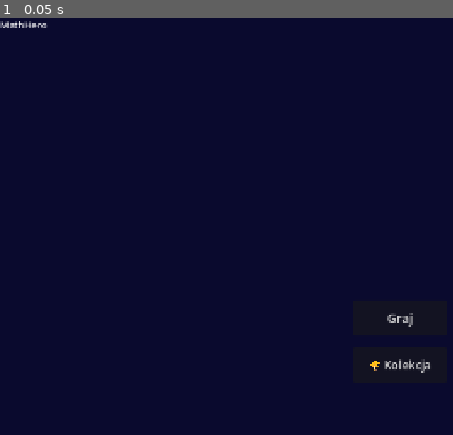
Above: before the commit, frame 1.
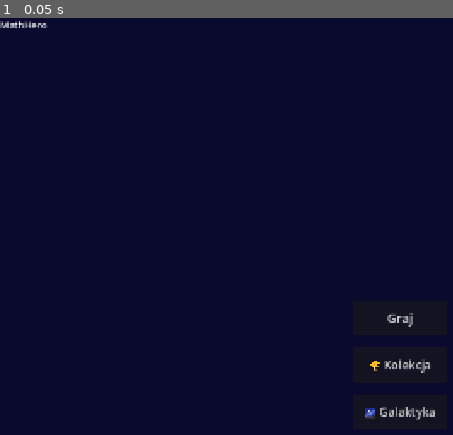
Above: after the commit, the same moment.

Repository: kijankaa/mathhero
Game: Godot game, scene res://scenes/ui/main_menu.tscn
The game is run twice, just before and just after one commit, with the same random seed, the same clock (stepped at 60 frames per second) and the same inputs. This scene is started directly instead of the project's main scene.
Inputs:
- Up to frame 1 (0.05 s): no input

The runs differ from the first frame. In frame 1, 0.2% of the frame differs, in the area x 80-97%, y 93-97%.

Commit message:
feat: Epic 6 — Galaktyka Misji (8 planet, dzienne wyzwanie, Pobij Rekord, misja bonusowa)
- Nowy autoload GalaxySystem: 8 misji planetarnych z sekwencyjnym odblokowaniem, deterministyczne dzienne wyzwanie (date-based), metody is_unlocked/is_completed/get_available_missions/get_bonus_mission
- PlayerProfile: 4 nowe pola (completed_missions, daily_challenge_date, daily_challenge_streak, best_session_score) z to_dict/from_dict
- GameState: pole active_mission_id ("" = wolna gra, "daily" = wyzwanie, id misji = galaktyka)
- EventBus: nowy sygnał mission_completed(mission_id)
- RewardSystem: 3 nowe odznaki (daily_challenge, mission_complete, mission_all) z warunkami sprawdzania
- Summary: logika ukończenia misji/wyzwania, aktualizacja best_session_score, sugestia misji bonusowej, przycisk Pobij Rekord
- Nowa scena galaxy.tscn + galaxy.gd: lista planet z przyciskami akcji, panel dziennego wyzwania
- MainMenu: nowy przycisk Galaktyka prowadzący do galaxy.tscn

Co-Authored-By: Claude Sonnet 4.6 <noreply@anthropic.com>

Diff:
--- a/MathHero/autoloads/event_bus.gd
+++ b/MathHero/autoloads/event_bus.gd
@@ -20,5 +20,8 @@
 signal achievement_unlocked(achievement_id: String)
 signal costume_purchased(item_id: String)
 
+# Galaktyka misji (Epic 6)
+signal mission_completed(mission_id: String)
+
 # UI
 signal scene_changed(scene_name: String)
--- a/MathHero/autoloads/game_state.gd
+++ b/MathHero/autoloads/game_state.gd
@@ -15,6 +15,9 @@
 
 # Wynik ostatniej sesji (odczytywany przez Summary)
 var last_session_result: Resource = null
+
+# Aktywna misja galaktyki (Epic 6); "" = wolna gra, "daily" = dzienne wyzwanie
+var active_mission_id: String = ""
 
 
 func _ready() -> void:
--- a/MathHero/project.godot
+++ b/MathHero/project.godot
@@ -24,6 +24,7 @@
 Constants="*uid://dr03ua278wj75"
 RewardSystem="*res://scripts/reward_system.gd"
 EventBus="*uid://mxpild8blt0t"
+GalaxySystem="*res://scripts/galaxy_system.gd"
 GameState="*uid://b0wy7e4dyve5a"
 DataManager="*uid://dutqfvxc571os"
 AudioManager="*uid://d2717opqx3na3"
--- a/MathHero/resources/models/player_profile.gd
+++ b/MathHero/resources/models/player_profile.gd
@@ -17,6 +17,12 @@
 var session_count: int = 0              # łączna liczba ukończonych sesji
 var total_correct: int = 0              # łączna liczba poprawnych odpowiedzi
 var max_streak_ever: int = 0            # najlepsza seria kiedykolwiek
+
+# Progresja galaktyki (Epic 6)
+var completed_missions: Array[String] = []  # ID ukończonych misji
+var daily_challenge_date: String = ""        # "YYYY-MM-DD" ostatnio ukończonego wyzwania
+var daily_challenge_streak: int = 0          # seria dziennych wyzwań
+var best_session_score: int = 0              # najlepszy wynik kiedykolwiek (dowolna sesja)
 
 
 static func create(profile_name: String, avatar: int) -> PlayerProfile:
@@ -46,6 +52,10 @@
 		"session_count": session_count,
 		"total_correct": total_correct,
 		"max_streak_ever": max_streak_ever,
+		"completed_missions": completed_missions,
+		"daily_challenge_date": daily_challenge_date,
+		"daily_challenge_streak": daily_challenge_streak,
+		"best_session_score": best_session_score,
 	}
 
 
@@ -64,4 +74,8 @@
 	p.session_count = d.get("session_count", 0)
 	p.total_correct = d.get("total_correct", 0)
 	p.max_streak_ever = d.get("max_streak_ever", 0)
+	p.completed_missions = d.get("completed_missions", [])
+	p.daily_challenge_date = d.get("daily_challenge_date", "")
+	p.daily_challenge_streak = d.get("daily_challenge_streak", 0)
+	p.best_session_score = d.get("best_session_score", 0)
 	return p
--- /dev/null
+++ b/MathHero/scenes/ui/galaxy.tscn
@@ -0,0 +1,96 @@
+[gd_scene format=3 uid="uid://bk7m3p9nq2xvf"]
+
+[ext_resource type="Script" uid="uid://cgalaxyscript1" path="res://scripts/ui/galaxy.gd" id="1_galaxy"]
+
+[node name="Galaxy" type="Control"]
+layout_mode = 3
+anchors_preset = 15
+anchor_right = 1.0
+anchor_bottom = 1.0
+grow_horizontal = 2
+grow_vertical = 2
+script = ExtResource("1_galaxy")
+
+[node name="ColorRect" type="ColorRect" parent="."]
+layout_mode = 1
+anchors_preset = 15
+anchor_right = 1.0
+anchor_bottom = 1.0
+grow_horizontal = 2
+grow_vertical = 2
+color = Color(0.039215688, 0.039215688, 0.18039216, 1)
+
+[node name="BackButton" type="Button" parent="."]
+layout_mode = 1
+anchors_preset = 1
+anchor_right = 0.0
+anchor_bottom = 0.0
+offset_left = 10.0
+offset_top = 10.0
+offset_right = 170.0
+offset_bottom = 60.0
+grow_horizontal = 2
+grow_vertical = 2
+text = "← Wstecz"
+theme_override_font_sizes/font_size = 18
+
+[node name="TitleLabel" type="Label" parent="."]
+layout_mode = 1
+anchors_preset = 10
+anchor_right = 1.0
+offset_top = 10.0
+offset_bottom = 50.0
+grow_horizontal = 2
+horizontal_alignment = 1
+text = "🌌 Galaktyka Misji"
+theme_override_font_sizes/font_size = 28
+
+[node name="DailyPanel" type="PanelContainer" parent="."]
+layout_mode = 1
+anchors_preset = 8
+anchor_left = 0.5
+anchor_top = 0.0
+anchor_right = 0.5
+anchor_bottom = 0.0
+offset_left = -350.0
+offset_top = 60.0
+offset_right = 350.0
+offset_bottom = 180.0
+grow_horizontal = 2
+grow_vertical = 2
+
+[node name="VBox" type="VBoxContainer" parent="DailyPanel"]
+layout_mode = 2
+
+[node name="DailyTitleLabel" type="Label" parent="DailyPanel/VBox"]
+layout_mode = 2
+horizontal_alignment = 1
+text = "☀️ Wyzwanie Dnia"
+theme_override_font_sizes/font_size = 22
+
+[node name="DailyDescLabel" type="Label" parent="DailyPanel/VBox"]
+layout_mode = 2
+horizontal_alignment = 1
+text = ""
+theme_override_font_sizes/font_size = 16
+
+[node name="DailyStartButton" type="Button" parent="DailyPanel/VBox"]
+layout_mode = 2
+custom_minimum_size = Vector2(200, 50)
+size_flags_horizontal = 4
+text = "Zagraj!"
+theme_override_font_sizes/font_size = 18
+
+[node name="ScrollContainer" type="ScrollContainer" parent="."]
+layout_mode = 1
+anchors_preset = 15
+anchor_right = 1.0
+anchor_bottom = 1.0
+offset_top = 190.0
+offset_bottom = -10.0
+grow_horizontal = 2
+grow_vertical = 2
+
+[node name="PlanetsContainer" type="VBoxContainer" parent="ScrollContainer"]
+layout_mode = 2
+size_flags_horizontal = 3
--- a/MathHero/scenes/ui/main_menu.tscn
+++ b/MathHero/scenes/ui/main_menu.tscn
@@ -59,3 +59,19 @@
 grow_vertical = 2
 text = "🏆 Kolekcja"
 theme_override_font_sizes/font_size = 20
+
+[node name="GalaxyButton" type="Button" parent="."]
+layout_mode = 1
+anchors_preset = 8
+anchor_left = 0.5
+anchor_top = 0.5
+anchor_right = 0.5
+anchor_bottom = 0.5
+offset_left = -80.0
+offset_top = 130.0
+offset_right = 80.0
+offset_bottom = 190.0
+grow_horizontal = 2
+grow_vertical = 2
+text = "🌌 Galaktyka"
+theme_override_font_sizes/font_size = 20
--- a/MathHero/scenes/ui/summary.tscn
+++ b/MathHero/scenes/ui/summary.tscn
@@ -132,5 +132,64 @@
 grow_vertical = 0
 text = "Kolekcja 🏆"
 
+[node name="MissionResultLabel" type="Label" parent="."]
+layout_mode = 1
+anchors_preset = 10
+anchor_right = 1.0
+offset_top = 570.0
+offset_bottom = 610.0
+grow_horizontal = 2
+horizontal_alignment = 1
+text = ""
+theme_override_font_sizes/font_size = 20
+visible = false
+
+[node name="BonusLabel" type="Label" parent="."]
+layout_mode = 1
+anchors_preset = 10
+anchor_right = 1.0
+offset_top = 620.0
+offset_bottom = 680.0
+grow_horizontal = 2
+horizontal_alignment = 1
+autowrap_mode = 3
+text = ""
+theme_override_font_sizes/font_size = 16
+visible = false
+
+[node name="BonusButton" type="Button" parent="."]
+layout_mode = 1
+anchors_preset = 7
+anchor_left = 0.5
+anchor_top = 1.0
+anchor_right = 0.5
+anchor_bottom = 1.0
+offset_left = -120.0
+offset_top = -200.0
+offset_right = 120.0
+offset_bottom = -160.0
+grow_horizontal = 2
+grow_vertical = 0
+text = "🎯 Spróbuj misji!"
+theme_override_font_sizes/font_size = 16
+visible = false
+
+[node name="BeatRecordButton" type="Button" parent="."]
+layout_mode = 1
+anchors_preset = 7
+anchor_left = 0.5
+anchor_top = 1.0
+anchor_right = 0.5
+anchor_bottom = 1.0
+offset_left = -120.0
+offset_top = -250.0
+offset_right = 120.0
+offset_bottom = -210.0
+grow_horizontal = 2
+grow_vertical = 0
+text = "🏆 Pobij Rekord"
+theme_override_font_sizes/font_size = 16
+visible = false
+
 [node name="RewardPopup" parent="." instance=ExtResource("2_rpopup")]
 layout_mode = 1
--- /dev/null
+++ b/MathHero/scripts/galaxy_system.gd
@@ -0,0 +1,175 @@
+# scripts/galaxy_system.gd
+# Autoload — logika systemu misji galaktyki, dzienne wyzwanie, bonus misji.
+# Zarejestrowany jako GalaxySystem w project.godot.
+extends Node
+
+# ─── Definicje misji ──────────────────────────────────────────────────────────
+
+const MISSIONS: Array[Dictionary] = [
+	{
+		"id": "prolog", "name": "Prolog", "emoji": "🌑",
+		"desc": "Pierwsze kroki", "op": "addition",
+		"min": 1, "max": 10, "count": 5, "req_acc": 0.7, "reward": 5,
+		"unlock_requires": ""
+	},
+	{
+		"id": "luna", "name": "Luna", "emoji": "🌕",
+		"desc": "Dodawanie do 50", "op": "addition",
+		"min": 1, "max": 50, "count": 10, "req_acc": 0.75, "reward": 8,
+		"unlock_requires": "prolog"
+	},
+	{
+		"id": "mars", "name": "Mars", "emoji": "🔴",
+		"desc": "Odejmowanie", "op": "subtraction",
+		"min": 1, "max": 30, "count": 10, "req_acc": 0.75, "reward": 8,
+		"unlock_requires": "luna"
+	},
+	{
+		"id": "wenus", "name": "Wenus", "emoji": "⭐",
+		"desc": "Tabliczka mnożenia", "op": "multiplication",
+		"min": 1, "max": 10, "count": 10, "req_acc": 0.7, "reward": 10,
+		"unlock_requires": "mars"
+	},
+	{
+		"id": "jowisz", "name": "Jowisz", "emoji": "🟠",
+		"desc": "Dzielenie", "op": "division",
+		"min": 1, "max": 10, "count": 10, "req_acc": 0.7, "reward": 10,
+		"unlock_requires": "wenus"
+	},
+	{
+		"id": "saturn", "name": "Saturn", "emoji": "💫",
+		"desc": "Dodawanie i odejmowanie", "op": "mixed",
+		"mixed": ["addition", "subtraction"],
+		"min": 1, "max": 50, "count": 15, "req_acc": 0.8, "reward": 15,
+		"unlock_requires": "jowisz"
+	},
+	{
+		"id": "neptun", "name": "Neptun", "emoji": "🌀",
+		"desc": "Mnożenie i dzielenie", "op": "mixed",
+		"mixed": ["multiplication", "division"],
+		"min": 1, "max": 12, "count": 15, "req_acc": 0.8, "reward": 15,
+		"unlock_requires": "saturn"
+	},
+	{
+		"id": "kosmos", "name": "Kosmos", "emoji": "🌌",
+		"desc": "Wszystkie działania", "op": "mixed",
+		"mixed": ["addition", "subtraction", "multiplication", "division"],
+		"min": 1, "max": 20, "count": 20, "req_acc": 0.85, "reward": 25,
+		"unlock_requires": "neptun"
+	},
+]
+
+
+func _ready() -> void:
+	if OS.is_debug_build():
+		print("[GalaxySystem] Inicjalizacja, misji: ", MISSIONS.size())
+
+
+# ─── Dostęp do misji ──────────────────────────────────────────────────────────
+
+## Zwraca definicję misji po ID. Pusty słownik jeśli nie znaleziono.
+func get_mission(mission_id: String) -> Dictionary:
+	for m: Dictionary in MISSIONS:
+		if m.get("id", "") == mission_id:
+			return m
+	return {}
+
+
+## Tworzy SessionConfig na podstawie definicji misji.
+func get_mission_config(mission_id: String) -> SessionConfig:
+	var mission: Dictionary = get_mission(mission_id)
+	var config := SessionConfig.new()
+	if mission.is_empty():
+		return config
+	config.operation_type = mission.get("op", "addition")
+	config.min_value = mission.get("min", 1)
+	config.max_value = mission.get("max", 10)
+	config.question_count = mission.get("count", 10)
+	if mission.has("mixed"):
+		var mixed_raw: Variant = mission.get("mixed", [])
+		var mixed_ops: Array[String] = []
+		for item: Variant in mixed_raw:
+			mixed_ops.append(str(item))
+		config.mixed_operations = mixed_ops
+	return config
+
+
+# ─── Stan misji profilu ───────────────────────────────────────────────────────
+
+## Czy misja jest odblokowana dla danego profilu.
+func is_unlocked(profile: PlayerProfile, mission_id: String) -> bool:
+	var mission: Dictionary = get_mission(mission_id)
+	if mission.is_empty():
+		return false
+	var requires: String = mission.get("unlock_requires", "")
+	if requires.is_empty():
+		return true
+	if profile == null:
+		return false
+	return requires in profile.completed_missions
+
+
+## Czy misja jest ukończona przez profil.
+func is_completed(profile: PlayerProfile, mission_id: String) -> bool:
+	if profile == null:
+		return false
+	return mission_id in profile.completed_missions
+
+
+## Zwraca odblokowane, ale nieukończone misje.
+func get_available_missions(profile: PlayerProfile) -> Array[Dictionary]:
+	var result: Array[Dictionary] = []
+	for m: Dictionary in MISSIONS:
+		var mid: String = m.get("id", "")
+		if is_unlocked(profile, mid) and not is_completed(profile, mid):
+			result.append(m)
+	return result
+
+
+# ─── Dzienne wyzwanie ─────────────────────────────────────────────────────────
+
+## Zwraca datę w formacie "YYYY-MM-DD" (z systemowego zegara).
+func get_daily_date() -> String:
+	return Time.get_date_string_from_system()
+
+
+## Generuje deterministyczną konfigurację dziennego wyzwania (na podstawie daty).
+func get_daily_config() -> SessionConfig:
+	var date_str: String = get_daily_date()
+	# Sumuj cyfry daty jako seed
+	var seed_val: int = 0
+	for ch: String in date_str:
+		if ch.is_valid_int():
+			seed_val += int(ch)
+
+	var ops: Array[String] = ["addition", "subtraction", "multiplication", "division"]
+	var op_idx: int = seed_val % ops.size()
+	var counts: Array[int] = [10, 12, 15]
+	var count_idx: int = (seed_val / ops.size()) % counts.size()
+	var maxes: Array[int] = [20, 50, 100]
+	var max_idx: int = (seed_val / (ops.size() * counts.size())) % maxes.size()
+
+	var config := SessionConfig.new()
+	config.operation_type = ops[op_idx]
+	config.question_count = counts[count_idx]
+	config.min_value = 1
+	config.max_value = maxes[max_idx]
+	return config
+
+
+## Czy profil ukończył już dzisiejsze wyzwanie.
+func is_daily_done(profile: PlayerProfile) -> bool:
+	if profile == null:
+		return false
+	return profile.daily_challenge_date == get_daily_date()
+
+
+# ─── Misja bonusowa ───────────────────────────────────────────────────────────
+
+## Zwraca losową nieukończoną misję jako sugestię bonusową. Pusty słownik jeśli brak.
+func get_bonus_mission(profile: PlayerProfile) -> Dictionary:
+	var available: Array[Dictionary] = get_available_missions(profile)
+	if available.is_empty():
+		return {}
+	var idx: int = randi() % available.size()
+	return available[idx]
--- a/MathHero/scripts/reward_system.gd
+++ b/MathHero/scripts/reward_system.gd
@@ -50,6 +50,9 @@
 	"correct_1000":     {"name": "Tysiąc Odpowiedzi", "desc": "1000 poprawnych odpowiedzi łącznie", "emoji": "🌟"},
 	"level_kosmonauta": {"name": "Awans: Kosmonauta", "desc": "Osiągnij poziom Kosmonauty",         "emoji": "👨‍🚀"},
 	"level_mathhero":   {"name": "MathHero!",         "desc": "Osiągnij poziom MathHero",           "emoji": "🦸"},
+	"daily_challenge":  {"name": "Wyzwanie Dnia",     "desc": "Ukończ codzienne wyzwanie",          "emoji": "☀️"},
+	"mission_complete": {"name": "Misjonarz",          "desc": "Ukończ pierwszą misję galaktyki",    "emoji": "🚀"},
+	"mission_all":      {"name": "Zdobywca Galaktyki", "desc": "Ukończ wszystkie 8 misji",           "emoji": "🌌"},
 }
 
 # ─── Gwiazdki ─────────────────────────────────────────────────────────────────
@@ -128,6 +131,10 @@
 	_check("level_kosmonauta", not "level_kosmonauta" in already and level >= 1,                       new_badges)
 	_check("level_mathhero",   not "level_mathhero" in already and level >= 4,                         new_badges)
 
+	_check("daily_challenge",  not "daily_challenge" in already and profile.daily_challenge_streak >= 1, new_badges)
+	_check("mission_complete", not "mission_complete" in already and profile.completed_missions.size() >= 1, new_badges)
+	_check("mission_all",      not "mission_all" in already and profile.completed_missions.size() >= 8,      new_badges)
+
 	return new_badges
 
 
--- /dev/null
+++ b/MathHero/scripts/ui/galaxy.gd
@@ -0,0 +1,102 @@
+# scripts/ui/galaxy.gd
+extends Control
+
+@onready var _back_button: Button = $BackButton
+@onready var _daily_panel: PanelContainer = $DailyPanel
+@onready var _daily_desc: Label = $DailyPanel/VBox/DailyDescLabel
+@onready var _daily_button: Button = $DailyPanel/VBox/DailyStartButton
+@onready var _planets_container: VBoxContainer = $ScrollContainer/PlanetsContainer
+
+
+func _ready() -> void:
+	_back_button.pressed.connect(func() -> void: SceneManager.go_to(Constants.SCENE_MAIN_MENU))
+	_build_daily_panel()
+	_build_planets()
+
+	if OS.is_debug_build():
+		print("[Galaxy] Gotowy")
+
+
+func _build_daily_panel() -> void:
+	if not GameState.has_active_profile():
+		_daily_panel.visible = false
+		return
+	var profile: PlayerProfile = GameState.current_profile
+	if GalaxySystem.is_daily_done(profile):
+		_daily_panel.visible = false
+		return
+	var config: SessionConfig = GalaxySystem.get_daily_config()
+	_daily_desc.text = "Operacja: %s | %d pytań" % [config.operation_type, config.question_count]
+	_daily_button.pressed.connect(func() -> void:
+		GameState.current_session_config = config
+		GameState.active_mission_id = "daily"
+		SceneManager.go_to(Constants.SCENE_SESSION)
+	)
+
+
+func _build_planets() -> void:
+	for child: Node in _planets_container.get_children():
+		child.queue_free()
+
+	var profile: PlayerProfile = null
+	if GameState.has_active_profile():
+		profile = GameState.current_profile
+
+	for mission: Dictionary in GalaxySystem.MISSIONS:
+		_build_planet_row(mission, profile)
+
+
+func _build_planet_row(mission: Dictionary, profile: PlayerProfile) -> void:
+	var mission_id: String = mission.get("id", "")
+	var completed: bool = profile != null and mission_id in profile.completed_missions
+	var unlocked: bool = GalaxySystem.is_unlocked(profile, mission_id)
+
+	var row := HBoxContainer.new()
+	row.custom_minimum_size = Vector2(0, 60)
+
+	var emoji_lbl := Label.new()
+	emoji_lbl.text = mission.get("emoji", "🌑")
+	emoji_lbl.custom_minimum_size = Vector2(60, 0)
+	emoji_lbl.add_theme_font_size_override("font_size", 32)
+
+	var info_vbox := VBoxContainer.new()
+	info_vbox.size_flags_horizontal = Control.SIZE_EXPAND_FILL
+
+	var name_lbl := Label.new()
+	name_lbl.text = "%s — %s" % [mission.get("name", ""), mission.get("desc", "")]
+	name_lbl.add_theme_font_size_override("font_size", 18)
+
+	var req_lbl := Label.new()
+	req_lbl.text = "%d pytań | %.0f%% wymagane | +%d⭐" % [
+		mission.get("count", 10),
+		mission.get("req_acc", 0.7) * 100.0,
+		mission.get("reward", 0)
+	]
+	req_lbl.add_theme_font_size_override("font_size", 14)
+
+	info_vbox.add_child(name_lbl)
+	info_vbox.add_child(req_lbl)
+
+	var action_btn := Button.new()
+	action_btn.custom_minimum_size = Vector2(140, 50)
+
+	if completed:
+		action_btn.text = "✅ Ukończona"
+		action_btn.disabled = true
+	elif unlocked:
+		action_btn.text = "🚀 Graj!"
+		action_btn.pressed.connect(_on_mission_start.bind(mission_id))
+	else:
+		action_btn.text = "🔒 Zablokowana"
+		action_btn.disabled = true
+
+	row.add_child(emoji_lbl)
+	row.add_child(info_vbox)
+	row.add_child(action_btn)
+	_planets_container.add_child(row)
+
+
+func _on_mission_start(mission_id: String) -> void:
+	GameState.current_session_config = GalaxySystem.get_mission_config(mission_id)
+	GameState.active_mission_id = mission_id
+	SceneManager.go_to(Constants.SCENE_SESSION)
--- a/MathHero/scripts/ui/main_menu.gd
+++ b/MathHero/scripts/ui/main_menu.gd
@@ -3,11 +3,13 @@
 
 @onready var _play_button: Button = $PlayButton
 @onready var _rewards_button: Button = $RewardsButton
+@onready var _galaxy_button: Button = $GalaxyButton
 
 
 func _ready() -> void:
 	_play_button.pressed.connect(_on_play_pressed)
 	_rewards_button.pressed.connect(_on_rewards_pressed)
+	_galaxy_button.pressed.connect(func() -> void: SceneManager.go_to(Constants.SCENE_GALAXY))
 
 	if OS.is_debug_build():
 		print("[MainMenu] Gotowy")
--- a/MathHero/scripts/ui/summary.gd
+++ b/MathHero/scripts/ui/summary.gd
@@ -11,6 +11,10 @@
 @onready var _config_button: Button = $ConfigButton
 @onready var _rewards_button: Button = $RewardsButton
 @onready var _reward_popup: Control = $RewardPopup
+@onready var _mission_result_label: Label = $MissionResultLabel
+@onready var _bonus_label: Label = $BonusLabel
+@onready var _bonus_button: Button = $BonusButton
+@onready var _beat_record_button: Button = $BeatRecordButton
 
 var _result: SessionResult = null
 var _stars_earned: int = 0
@@ -21,10 +25,15 @@
 	_play_again_button.pressed.connect(_on_play_again_pressed)
 	_config_button.pressed.connect(_on_config_pressed)
 	_rewards_button.pressed.connect(_on_rewards_pressed)
+	_beat_record_button.pressed.connect(_on_beat_record_pressed)
 
 	_level_up_label.visible = false
 	_new_badges_label.visible = false
 	_stars_earned_label.text = ""
+	_mission_result_label.visible = false
+	_bonus_label.visible = false
+	_bonus_button.visible = false
+	_beat_record_button.visible = false
 
 	if GameState.last_session_result != null:
 		_result = GameState.last_session_result
@@ -54,6 +63,17 @@
 	if _result.max_streak > profile.max_streak_ever:
 		profile.max_streak_ever = _result.max_streak
 
+	# Aktualizuj najlepszy wynik
+	if _result.score > profile.best_session_score:
+		profile.best_session_score = _result.score
+
+	# Sprawdź ukończenie misji lub dziennego wyzwania
+	if GameState.active_mission_id != "":
+		_check_mission_completion(profile)
+
+	# Reset kontekstu misji
+	GameState.active_mission_id = ""
+
 	# Sprawdź nowe odznaki (po aktualizacji danych profilu)
 	_new_badges = RewardSystem.check_new_badges(profile, _result)
 	for badge_id: String in _new_badges:
@@ -77,6 +97,57 @@
 
 	if OS.is_debug_build():
 		print("[Summary] Nagrody: gwiazdki=", _stars_earned, " odznaki=", _new_badges)
+
+
+## Sprawdza ukończenie misji galaktyki lub dziennego wyzwania.
+func _check_mission_completion(profile: PlayerProfile) -> void:
+	var mission_id: String = GameState.active_mission_id
+
+	# Obsługa dziennego wyzwania
+	if mission_id == "daily":
+		var today: String = GalaxySystem.get_daily_date()
+		if profile.daily_challenge_date != today:
+			# Sprawdź serię
+			var yesterday: Dictionary = Time.get_datetime_dict_from_system()
+			# Prosta heurystyka serii: jeśli wczoraj była data - 1 dzień
+			profile.daily_challenge_date = today
+			profile.daily_challenge_streak += 1
+			var daily_reward: int = 3
+			profile.stars += daily_reward
+			profile.stars_total_earned += daily_reward
+			EventBus.stars_earned.emit(daily_reward, profile.stars)
+			_mission_result_label.text = "☀️ Wyzwanie dnia ukończone! +%d⭐ (Seria: %d)" % [daily_reward, profile.daily_challenge_streak]
+			_mission_result_label.visible = true
+			# Sprawdź odznakę za wyzwanie
+			var daily_badges: Array[String] = RewardSystem.check_new_badges(profile, _result)
+			for badge_id: String in daily_badges:
+				if not badge_id in profile.unlocked_badges:
+					profile.unlocked_badges.append(badge_id)
+		return
+
+	# Obsługa zwykłej misji
+	var mission: Dictionary = GalaxySystem.get_mission(mission_id)
+	if mission.is_empty():
+		return
+
+	var req_acc: float = mission.get("req_acc", 0.7)
+	if _result.get_accuracy() >= req_acc and not mission_id in profile.completed_missions:
+		profile.completed_missions.append(mission_id)
+		var reward: int = mission.get("reward", 0)
+		profile.stars += reward
+		profile.stars_total_earned += reward
+		EventBus.mission_completed.emit(mission_id)
+		EventBus.stars_earned.emit(reward, profile.stars)
+		_mission_result_label.text = "✅ Misja ukończona! +%d⭐" % reward
+		_mission_result_label.visible = true
+		# Sprawdź nowe odznaki za misję
+		var new_mission_badges: Array[String] = RewardSystem.check_new_badges(profile, _result)
+		for badge_id: String in new_mission_badges:
+			if not badge_id in profile.unlocked_badges:
+				profile.unlocked_badges.append(badge_id)
+	elif _result.get_accuracy() < req_acc:
+		_mission_result_label.text = "❌ Misja nieudana (%.0f%% / %.0f%% wymagane)" % [_result.get_accuracy() * 100.0, req_acc * 100.0]
+		_mission_result_label.visible = true
 
 
 func _update_ui() -> void:
@@ -100,11 +171,38 @@
 		_new_badges_label.text = "Nowe odznaki:\n" + "\n".join(badge_names)
 		_new_badges_label.visible = true
 
+	# Przycisk Pobij Rekord
+	if GameState.has_active_profile() and GameState.current_profile.best_session_score > 0:
+		_beat_record_button.text = "🏆 Pobij Rekord: %d" % GameState.current_profile.best_session_score
+		_beat_record_button.visible = true
+
+	# Misja bonusowa (tylko jeśli nie byliśmy w misji)
+	if GameState.active_mission_id == "":
+		_show_bonus_mission()
+
 
 func _show_reward_popup() -> void:
 	if _stars_earned > 0 or not _new_badges.is_empty():
 		if is_instance_valid(_reward_popup) and _reward_popup.has_method("show_rewards"):
 			_reward_popup.show_rewards(_stars_earned, _new_badges)
+
+
+## Wyświetla sugestię misji bonusowej po wolnej grze.
+func _show_bonus_mission() -> void:
+	if not GameState.has_active_profile():
+		return
+	var bonus: Dictionary = GalaxySystem.get_bonus_mission(GameState.current_profile)
+	if bonus.is_empty():
+		return
+	_bonus_label.text = "🎯 Misja bonusowa: %s %s\n%s" % [bonus.get("emoji", ""), bonus.get("name", ""), bonus.get("desc", "")]
+	_bonus_label.visible = true
+	_bonus_button.visible = true
+	_bonus_button.pressed.connect(func() -> void:
+		var config: SessionConfig = GalaxySystem.get_mission_config(bonus.get("id", ""))
+		GameState.current_session_config = config
+		GameState.active_mission_id = bonus.get("id", "")
+		SceneManager.go_to(Constants.SCENE_SESSION)
+	)
 
 
 ## Zapisuje aktywny profil (load → update → save all).
@@ -127,3 +225,7 @@
 
 func _on_rewards_pressed() -> void:
 	SceneManager.go_to(Constants.SCENE_REWARDS)
+
+
+func _on_beat_record_pressed() -> void:
+	SceneManager.go_to(Constants.SCENE_SESSION)
